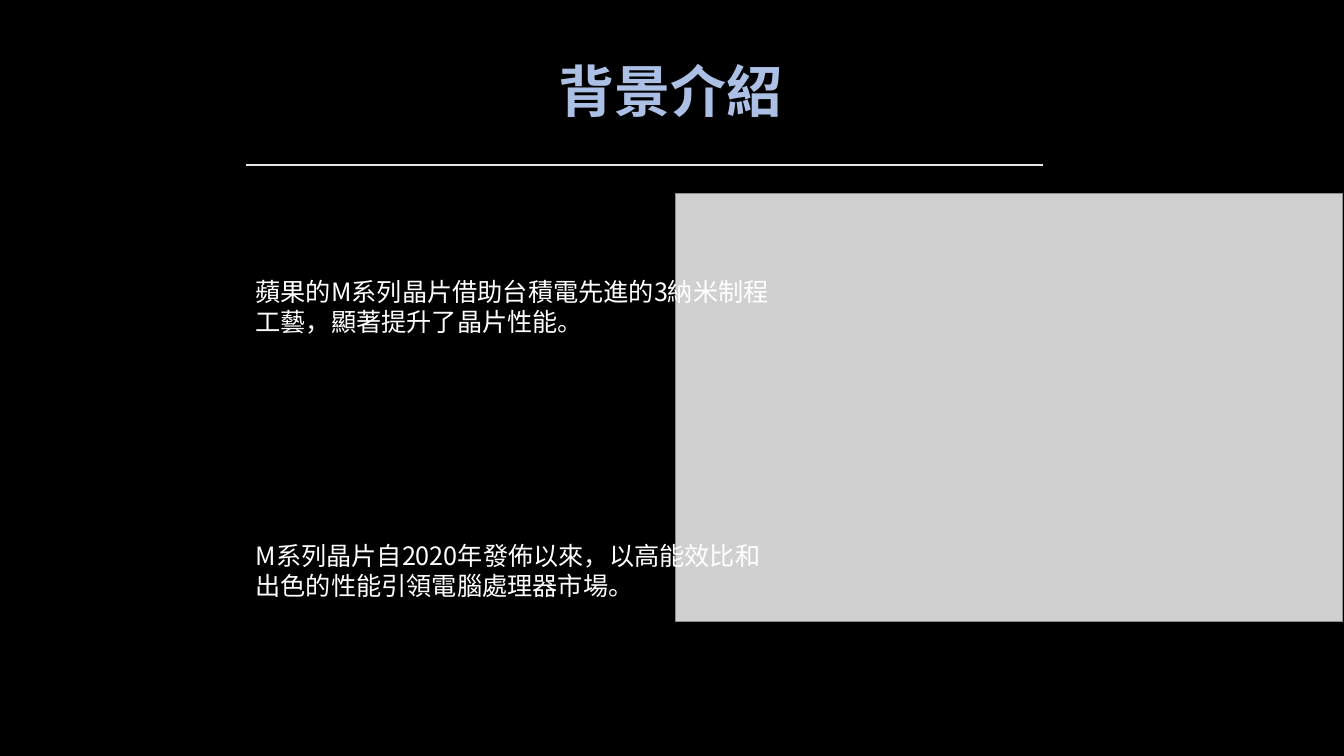
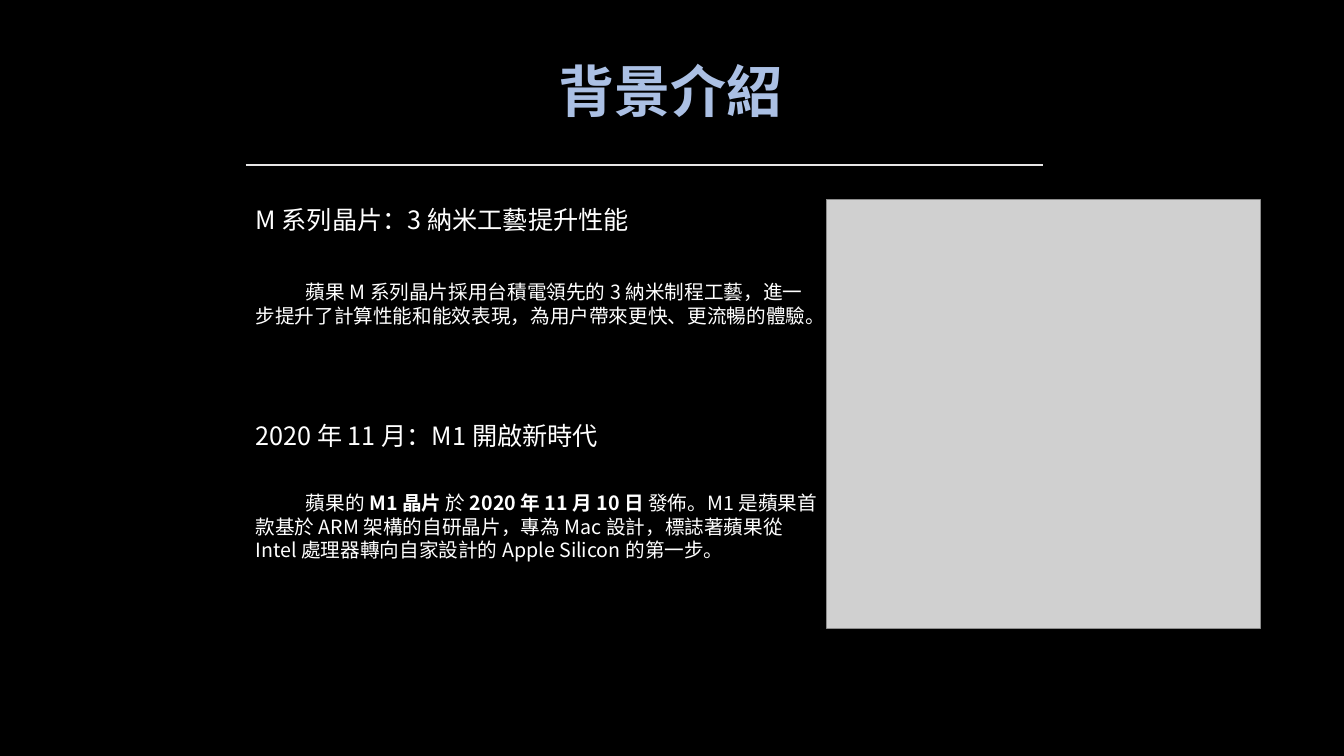
Before and after one commit to miaoyinnu/Apple, a slide deck: slide 4 of Apple.pptx. Drawn at 1344x756 pixels with LibreOffice and Linux fonts; fonts in the diff are those of the drawing; grey boxes stand for pictures. Boxes give left, top, right and bottom in pixels: in the first picture for what was removed or moved away, otherwise in the second. Text is boxed around its words. In the diff, an @@ line names an element or a change of style, - is before the commit and + after.

```diff
--- a/Apple.pptx
+++ b/Apple.pptx
@@ text at [255,207,629,232]: text changed @@
-蘋果的M系列晶片借助台積電先進的3納米制程工藝，顯著提升了晶片性能。
+M 系列晶片：3 納米工藝提升性能
@@ picture: place and size @@
-picture at [677,194,1343,622]
+picture at [827,200,1261,628]
@@ text added at [256,282,825,325], 14 pt, text #FFFFFF @@
+蘋果 M 系列晶片採用台積電領先的 3 納米制程工藝，進一步提升了計算性能和能效表現，為用戶帶來更快、更流暢的體驗。
@@ text added at [256,423,598,447], 18 pt, text #FFFFFF @@
+2020 年 11 月：M1 開啟新時代
@@ text added at [256,493,817,562], 14 pt, text #FFFFFF @@
+蘋果的 M1 晶片 於 2020 年 11 月 10 日 發佈。M1 是蘋果首款基於 ARM 架構的自研晶片，專為 Mac 設計，標誌著蘋果從 Intel 處理器轉向自家設計的 Apple Silicon 的第一步。
@@ text removed at [256,539,761,597] @@
-M系列晶片自2020年發佈以來，以高能效比和出色的性能引領電腦處理器市場。
```
Also in this commit, not shown: 3 other slides changed.
